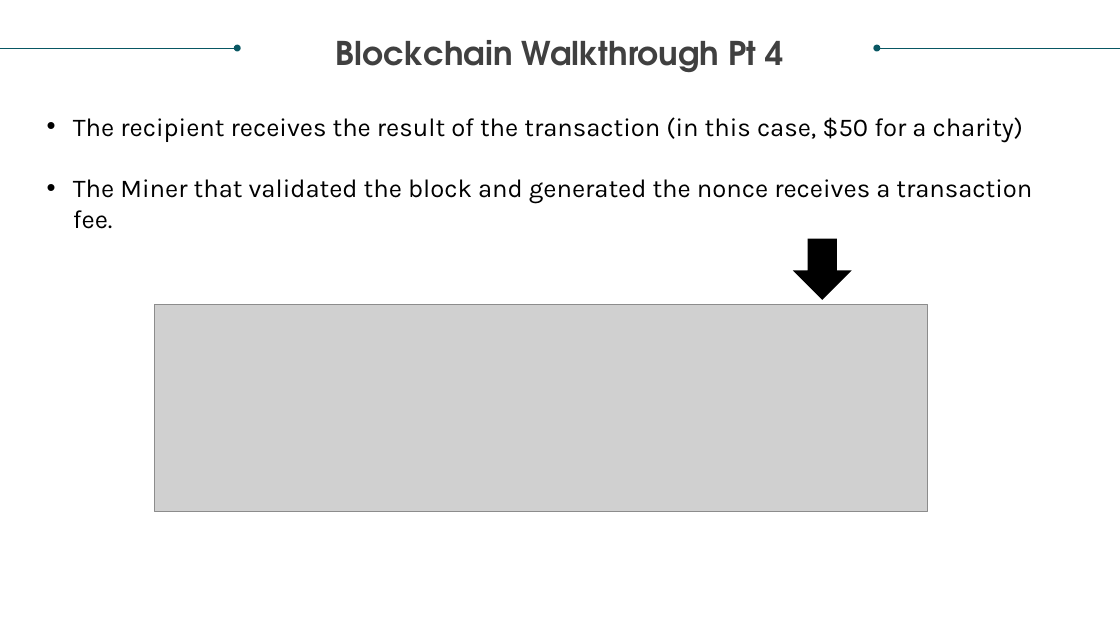
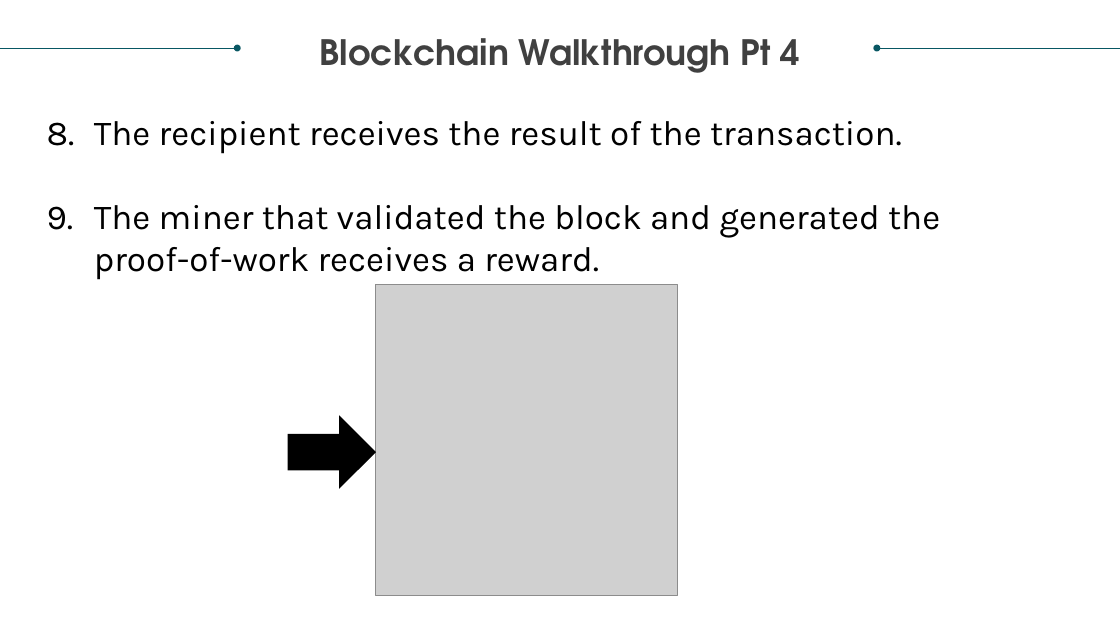
Before and after one commit to realdanielbyrne/BlockChainIntro, a slide deck: slide 8 of DS749 Project_Team 4_Blockchain Analysis.pptx (slide 9 before the commit). Drawn at 1120x630 pixels with LibreOffice and Linux fonts; fonts in the diff are those of the drawing; grey boxes stand for pictures. Boxes give left, top, right and bottom in pixels: in the first picture for what was removed or moved away, otherwise in the second. Text is boxed around its words. In the diff, an @@ line names an element or a change of style, - is before the commit and + after.

```diff
--- a/DS749 Project_Team 4_Blockchain Analysis.pptx
+++ b/DS749 Project_Team 4_Blockchain Analysis.pptx
@@ text "Blockchain Walkthrough Pt 4" at box(320, 38, 801, 73): size 28 to 30 pt @@
@@ text at box(94, 121, 940, 280): text changed; size 22 to 30 pt @@
-• The recipient receives the result of the transaction (in this case, $50 for a charity)
-• The Miner that validated the block and generated the nonce receives a transaction fee.
+8. The recipient receives the result of the transaction.
+9. The miner that validated the block and generated the proof-of-work receives a reward.
@@ down arrow removed at box(795, 239, 851, 299) @@
@@ picture added at box(376, 285, 678, 596) @@
@@ picture removed at box(155, 304, 928, 512) @@
@@ down arrow added at box(288, 417, 376, 487), fill #000000, outline #000000 1 pt @@
```
Also in this commit, not shown: 9 other slides changed, 1 slide added, 1 slide removed, 1 other file.
